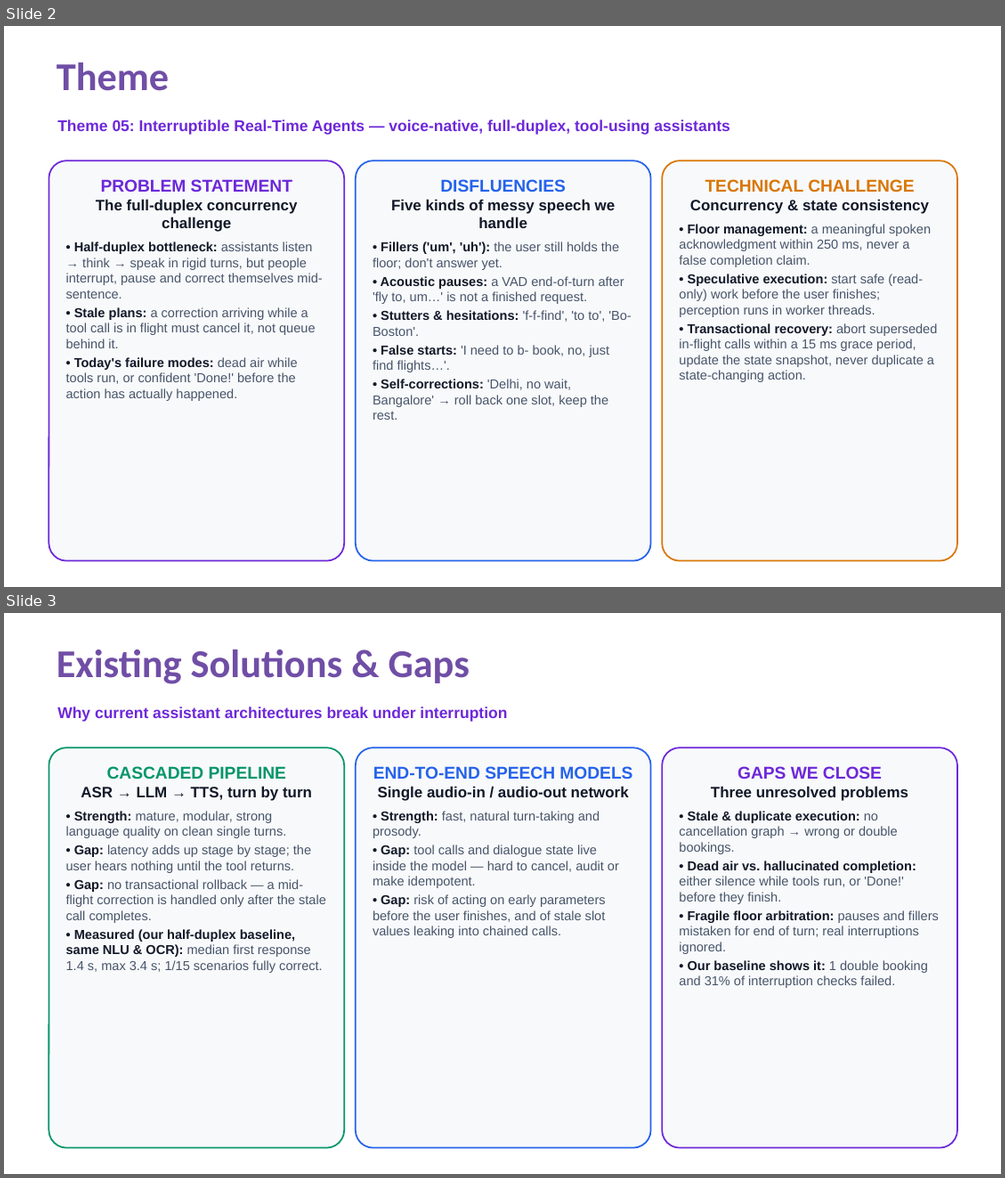
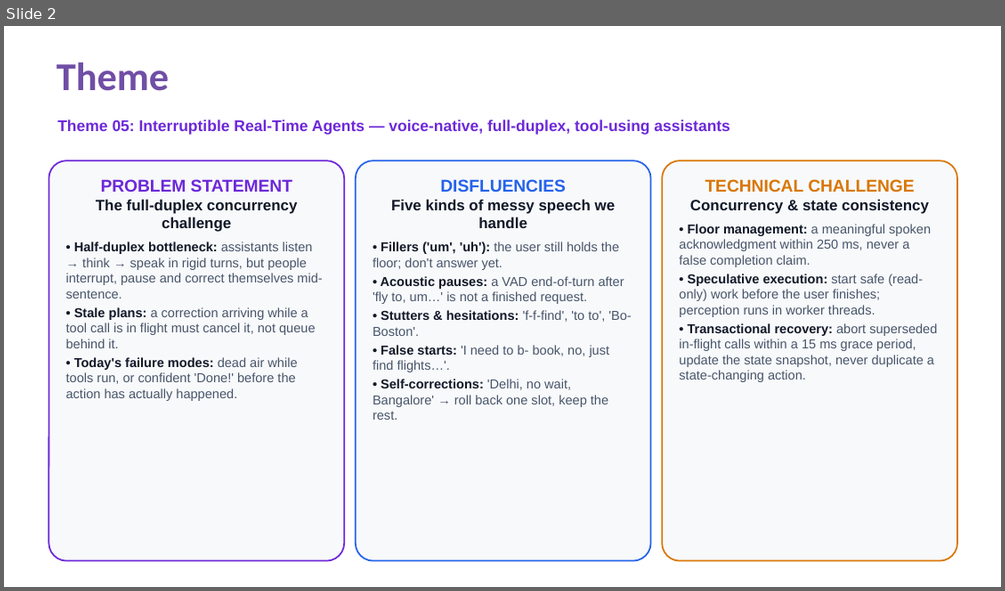
Before and after one commit to Darsh-14/Audient, a slide deck: docs/SRMIST_krenos_Submission.pptx. Shown one above the other, each under a label of ours: slides 2 and 3 before the commit, slide 2 after it. The pictures are 1005x1178 and 1005x591 pixels, drawn with LibreOffice and Linux fonts; fonts in the diff are those of the drawing. Boxes give left, top, right and bottom in pixels: in the first picture for what was removed or moved away, otherwise in the second. Text is boxed around its words. In the diff, an @@ line names an element or a change of style, - is before the commit and + after.

Commit message:
Deck cut to 8 slides (problem, architecture, FDB-v3 results, extension, next); README marks the extension use case

```diff
--- a/docs/SRMIST_krenos_Submission.pptx
+++ b/docs/SRMIST_krenos_Submission.pptx
@@ slide 3 removed at (x1=4, y1=613, x2=1001, y2=1174), background #FFFFFF @@
@@ title removed at (x1=57, y1=649, x2=469, y2=684) @@
-Existing Solutions & Gaps
@@ text removed at (x1=57, y1=706, x2=507, y2=722) @@
-Why current assistant architectures break under interruption
@@ rounded rectangle removed at (x1=48, y1=747, x2=344, y2=1148) @@
-CASCADED PIPELINE
-ASR → LLM → TTS, turn by turn
-• Strength: mature, modular, strong language quality on clean single turns.
-• Gap: latency adds up stage by stage; the user hears nothing until the tool returns.
-• Gap: no transactional rollback — a mid-flight correction is handled only after the stale call completes.
-• Measured (our half-duplex baseline, same NLU & OCR): median first response 1.4 s, max 3.4 s; 1/15 scenarios fully correct.
@@ rounded rectangle removed at (x1=356, y1=747, x2=651, y2=1148) @@
-END-TO-END SPEECH MODELS
-Single audio-in / audio-out network
-• Strength: fast, natural turn-taking and prosody.
-• Gap: tool calls and dialogue state live inside the model — hard to cancel, audit or make idempotent.
-• Gap: risk of acting on early parameters before the user finishes, and of stale slot values leaking into chained calls.
@@ rounded rectangle removed at (x1=662, y1=747, x2=957, y2=1148) @@
-GAPS WE CLOSE
-Three unresolved problems
-• Stale & duplicate execution: no cancellation graph → wrong or double bookings.
-• Dead air vs. hallucinated completion: either silence while tools run, or 'Done!' before they finish.
-• Fragile floor arbitration: pauses and fillers mistaken for end of turn; real interruptions ignored.
-• Our baseline shows it: 1 double booking and 31% of interruption checks failed.
```
Also in this commit, not shown: 6 slides changed, 1 slide added, 4 other slides removed, 2 other files.
